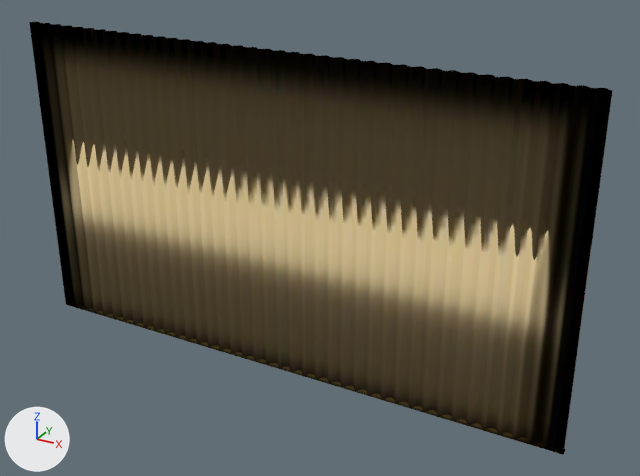
Renders of the glTF model android/quest/src/main/assets/environments/palace_curtain.glb from each side of a commit.
Camera for both pictures: a 50 mm camera at (16.1, -25.5, 20.0) aimed at (1.5, 1.1, 6.7). The lights are fixed; the arrows at lower left show +X, +Y and +Z. The first picture is the older version.

Names of what the first picture shows: 'curtain'.
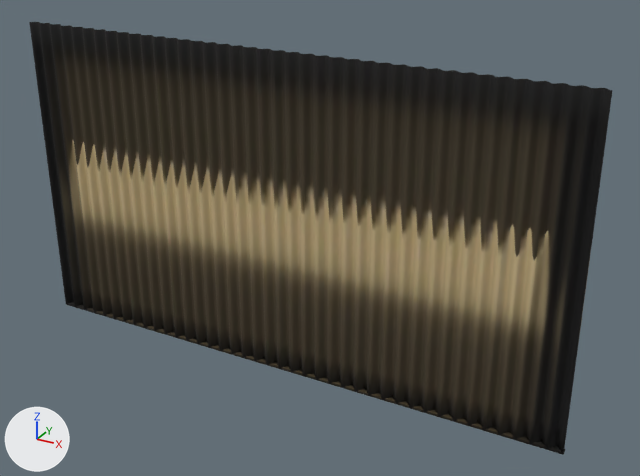
What changed in the scene script:
```text
Change mat_curtain_baked:
    remove # nodes: BsdfTransparent, Emission, LightPath, MixShader, OutputMaterial, TexImage
    nodes: BsdfPrincipled, OutputMaterial, TexImage
```

Location of each change, (x1, y1, x2, y2) in pixels of the pictures (640 x 476 px):
'curtain', recoloured: (29, 22, 612, 455) in both
